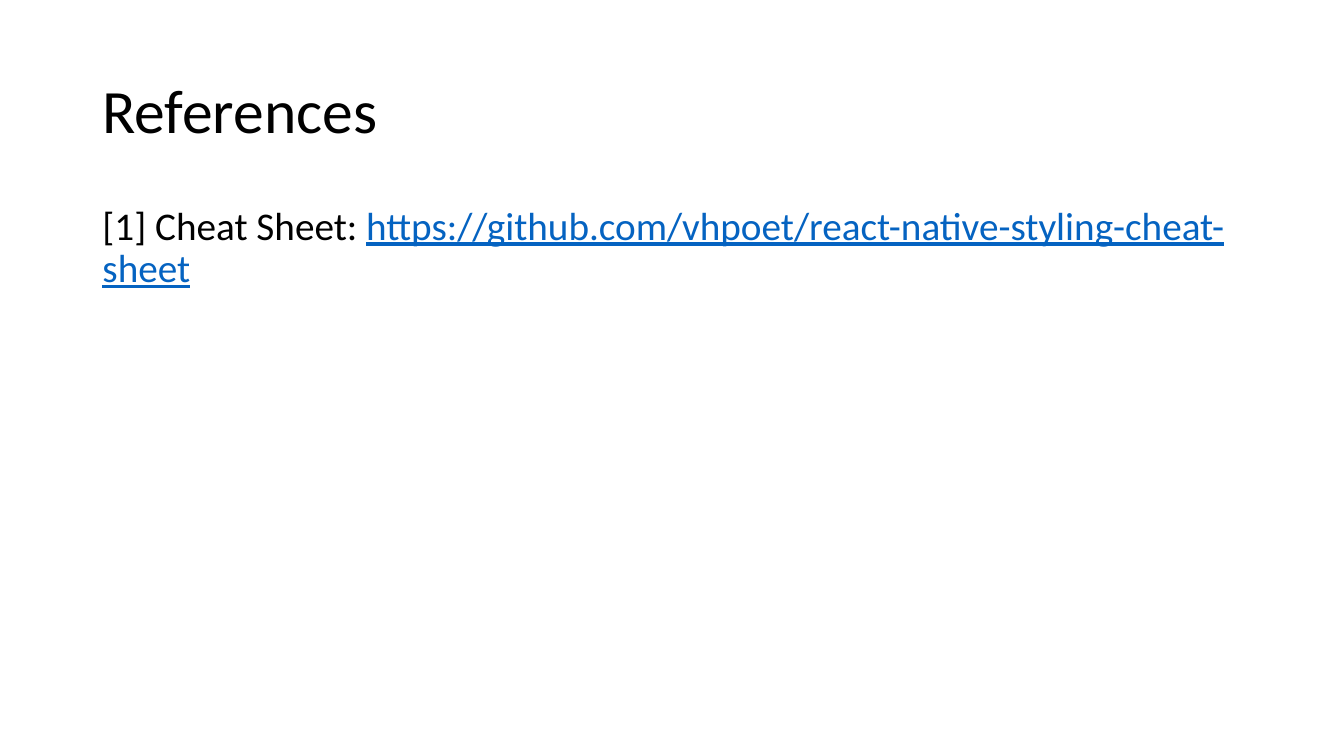
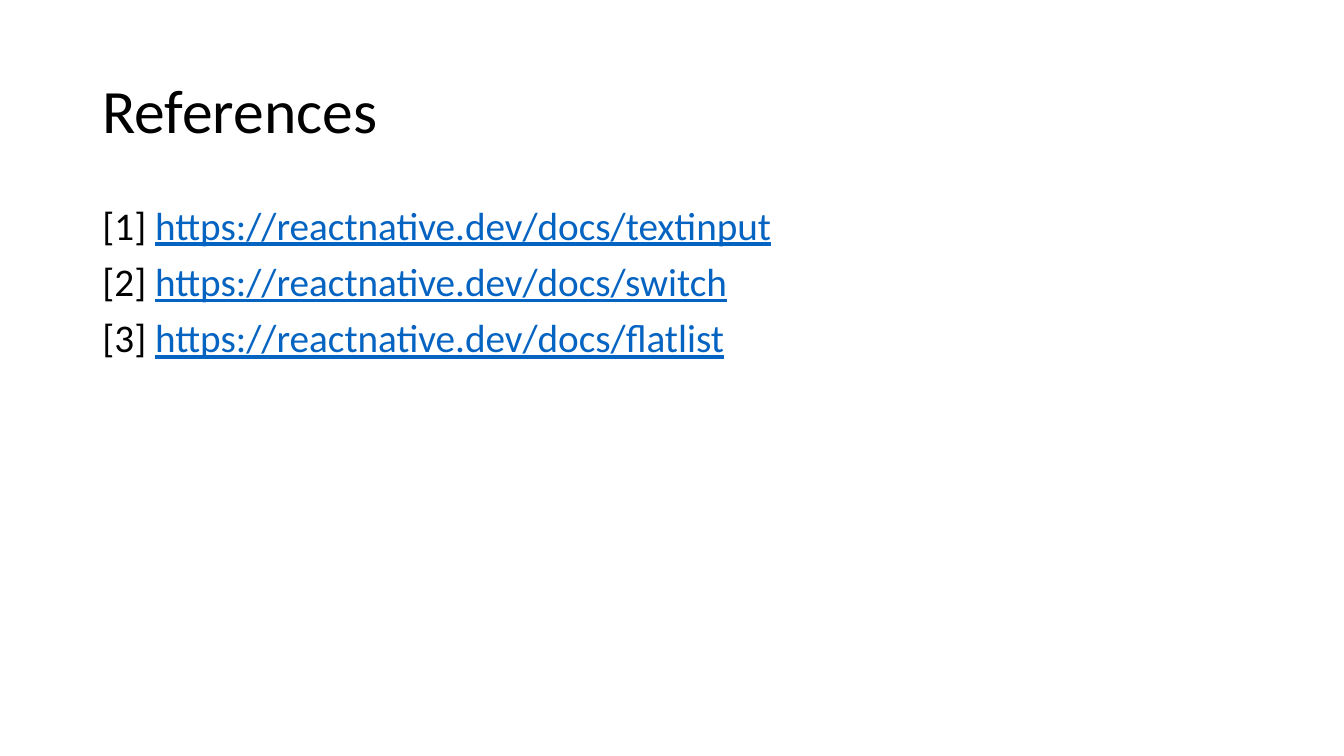
Before and after one commit to KamranCS/ReactNative-MAD-, a slide deck: slide 8 of Slides/Lecture06.pptx (slide 3 before the commit). Drawn at 1344x756 pixels with LibreOffice and Linux fonts; fonts in the diff are those of the drawing. Boxes give left, top, right and bottom in pixels: in the first picture for what was removed or moved away, otherwise in the second. Text is boxed around its words. In the diff, an @@ line names an element or a change of style, - is before the commit and + after.

```diff
--- a/Slides/Lecture06.pptx
+++ b/Slides/Lecture06.pptx
@@ text at (x1=102, y1=211, x2=771, y2=359): text changed @@
-[1] Cheat Sheet: https://github.com/vhpoet/react-native-styling-cheat-sheet
+[1] https://reactnative.dev/docs/textinput
+[2] https://reactnative.dev/docs/switch
+[3] https://reactnative.dev/docs/flatlist
```
Also in this commit, not shown: 1 other slide changed, 6 slides added, 1 slide removed, 1 other file.
